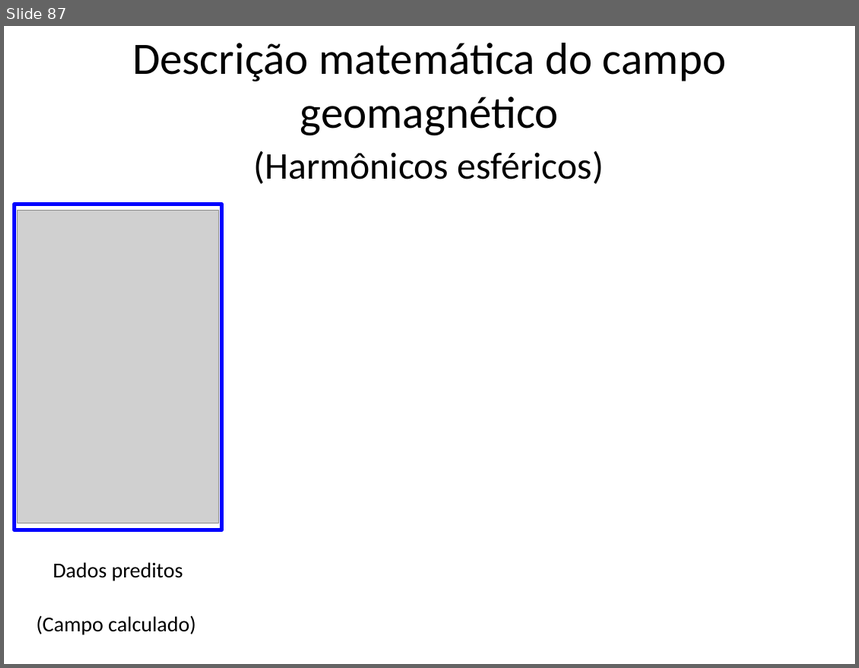
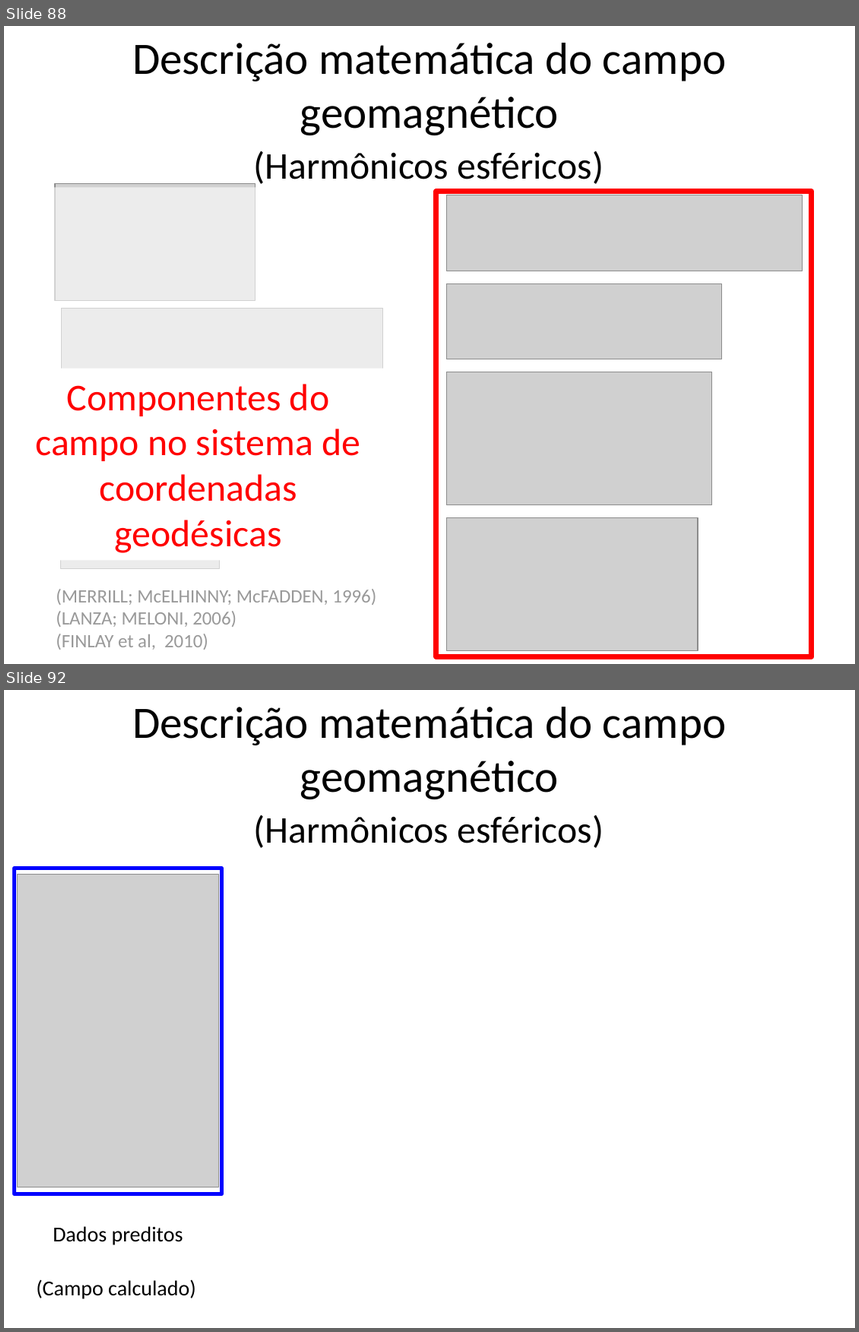
Before and after one commit to birocoles/Disciplina-metodos-potenciais, a slide deck: Aulas/Campo_geomagnetico/aula_campo_geomagnetico.pptx. Shown one above the other, each under a label of ours: slide 87 before the commit, slides 88 and 92 after it; the slides between them are not shown. The pictures are 859x668 and 859x1332 pixels, drawn with LibreOffice and Linux fonts; fonts in the diff are those of the drawing; grey boxes stand for pictures. Boxes give left, top, right and bottom in pixels: in the first picture for what was removed or moved away, otherwise in the second. Text is boxed around its words. In the diff, an @@ line names an element or a change of style, - is before the commit and + after.

Commit message:
update na descricao matematica do campo geomagnetico

```diff
--- a/Aulas/Campo_geomagnetico/aula_campo_geomagnetico.pptx
+++ b/Aulas/Campo_geomagnetico/aula_campo_geomagnetico.pptx
@@ slide 88 added at [4,26,855,664], background #FFFFFF @@
@@ title added at [132,43,726,135], 38 pt, text #000000 @@
+Descrição matemática do campo geomagnético
@@ text added at [253,151,604,188], 32 pt, text #000000 @@
+(Harmônicos esféricos)
@@ rectangle added at [7,188,416,655], fill #FFFFFF at 60% opacity @@
@@ rectangle added at [436,191,812,657], outline #FF0000 4.5 pt @@
@@ rectangle added at [7,368,389,560], fill #FFFFFF, 32 pt, text #FF0000 @@
+Componentes do campo no sistema de coordenadas geodésicas
@@ group added at [55,183,803,651]: 7 pictures @@
@@ text added at [56,589,376,650], 16 pt, text #000000 @@
+(MERRILL; McELHINNY; McFADDEN, 1996)
+(LANZA; MELONI, 2006)
+(FINLAY et al, 2010)
@@ what was slide 87 is now slide 92 @@
```
Also in this commit, not shown: 13 slides changed, 6 other slides added, 7 slides removed, 1 other file.
